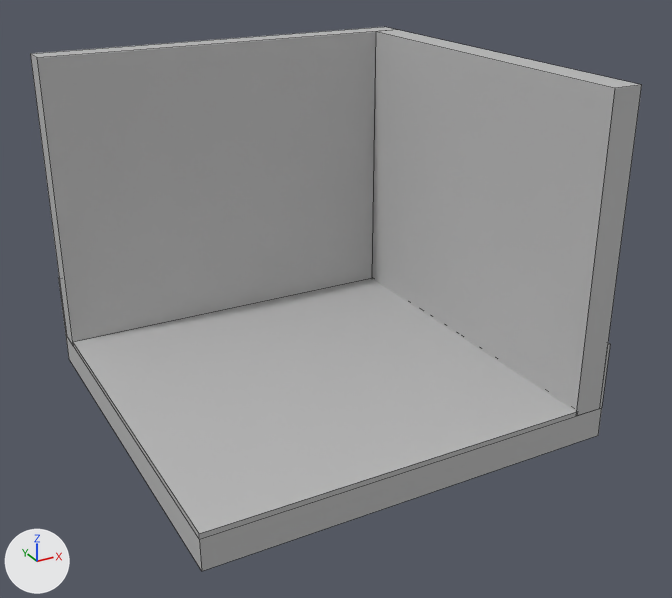
The FBX model Assets/Resources/Prefabs/TileWithModels/Models/Tile 9.fbx as it was, and as the next commit left it.
The view is the same before and after, from a 50 mm camera at (-1.83, -9.45, 4.73) aimed at (2.1, -2.3, 1.16). The lights are fixed; the arrows at lower left show +X, +Y and +Z. Mesh edges are drawn as thin lines. Where no turn or scale is listed for an object, it has been applied to the vertices. Vertices at the same position are counted once.
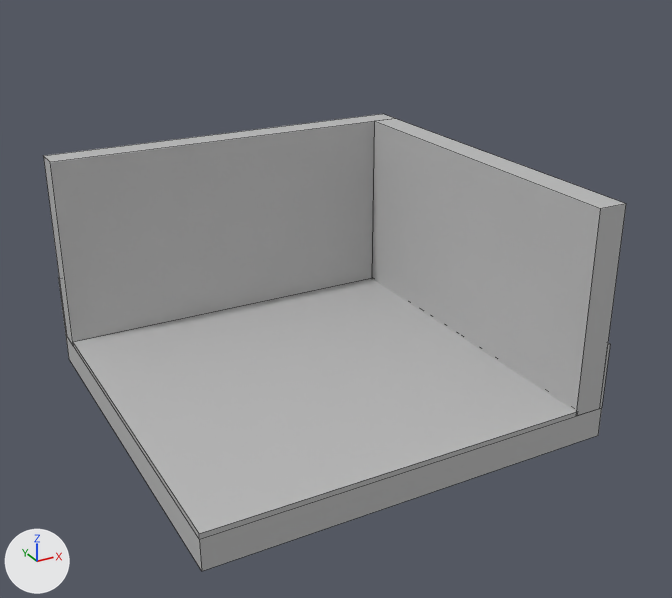
The change, as a diff of the scene's bpy script:
```diff
--- a/Assets/Resources/Prefabs/TileWithModels/Models/Tile 9.fbx.py
+++ b/Assets/Resources/Prefabs/TileWithModels/Models/Tile 9.fbx.py
@@ me_mesh @@
 me_mesh.from_pydata(...)  # 40 vertices, 22 faces; spans x 0.0..4.0, y -4.0..0.0, z 0.0..3.3
 # used by ob_polysurface408; location = (0.0, 0.0, 0.0)
 # before: 2 (3.97, -4.0, 3.3) at pixel (641, 84), 3 (3.97, -0.34, 3.3) at pixel (398, 29), 4 (3.68, -4.0, 3.3) at pixel (614, 88), 5 (3.68, -0.34, 3.3) at pixel (375, 31), 28 (0.0, -0.33, 3.3) at pixel (37, 57)
 # before: 29 (0.0, -0.04, 3.3) at pixel (30, 53), 30 (3.97, -0.05, 3.3) at pixel (384, 26)
+# me_mesh part 1
+for i in [*range(2, 6), 28, 29, 30]: me_mesh.vertices[i].co += Vector((0.0, 0.0, -1.0))
 me_mesh.materials.append(mat_lambert1)
```

Pixel boxes (x1, y1, x2, y2) of what changed, in the pictures (672 x 598 px; the box of a moved part takes in the faces that stretch with it):
'polySurface408', reshaped (16% shorter)
    before: (30, 27, 642, 571)
    after: (44, 114, 626, 571)
part 1 of me_mesh, moved or reshaped
    before: (30, 27, 642, 305)
    after: (44, 114, 626, 305)
